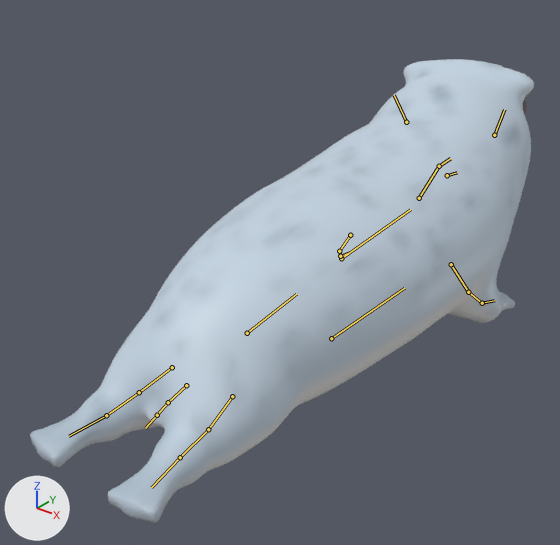
The glTF model game/art/models/harbor_seal.glb, before and after one commit.
One viewpoint serves both versions: a 50 mm lens placed at (0.786, -1.154, 0.828), pointed at (-0.061, -0.096, 0.172). The axes (+X, +Y, +Z) are drawn at lower left. The lights are the same throughout. The first picture is the older version. Both versions are drawn at frame 2 of the action 'victory'; the numbers are the values there. The bones that bend it are drawn over the model as lines.

Names of what the first picture shows: 'harbor_seal_movie'.
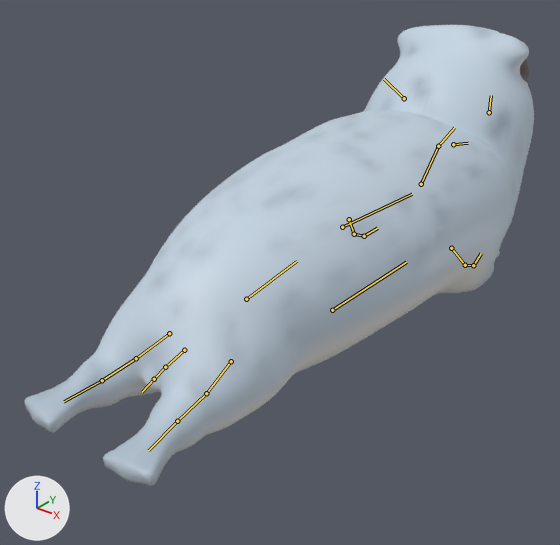
What differs and where, as boxes (x1, y1, x2, y2) in the pictures (560 x 545 px):
'harbor_seal_movie', posed
    before: (30, 59, 534, 523)
    after: (24, 25, 534, 486)
bone 'root', root to tip
    before: (331, 338) to (404, 288)
    after: (332, 310) to (406, 262)
bone 'chest', root to tip
    before: (341, 258) to (410, 209)
    after: (342, 227) to (412, 194)
bone 'neck', root to tip
    before: (419, 198) to (439, 166)
    after: (421, 184) to (438, 146)
bone 'head', root to tip
    before: (439, 166) to (450, 158)
    after: (438, 146) to (454, 127)
bone 'jaw', root to tip
    before: (447, 175) to (457, 172)
    after: (453, 144) to (468, 143)
bone 'fl_upper.L', root to tip
    before: (350, 235) to (339, 251)
    after: (349, 219) to (354, 234)
bone 'fl_upper.R', root to tip
    before: (451, 264) to (468, 292)
    after: (451, 248) to (465, 265)

The change, as a list of edits to the scene's bpy script:
```text
Change bone_root:
    where bone_root = bpy.data.objects['harbor_seal_rig'].pose.bones['root']
    bone_root.location: (0.0, 0.0, 0.001) -> (0.0, 0.0, 0.069)
Change bone_chest:
    where bone_chest = bpy.data.objects['harbor_seal_rig'].pose.bones['chest']  # child of 'hips'
    bone_chest.rotation_quaternion: (1.0, 0.0, 0.0, 0.0) -> (0.998, -0.057, 0.0, 0.0)  # degrees (0, 0, 0) -> degrees (-7, 0, 0)
Change bone_neck:
    where bone_neck = bpy.data.objects['harbor_seal_rig'].pose.bones['neck']  # child of 'chest'
    bone_neck.rotation_quaternion: (1.0, 0.024, 0.0, 0.0) -> (0.981, 0.196, 0.0, 0.0)  # degrees (3, 0, 0) -> degrees (23, 0, 0)
Change bone_head:
    where bone_head = bpy.data.objects['harbor_seal_rig'].pose.bones['head']  # child of 'neck'
    bone_head.rotation_quaternion: (0.997, 0.0, 0.0, 0.071) -> (0.997, 0.075, 0.0, 0.0)  # degrees (0, 0, 8) -> degrees (9, 0, 0)
Change bone_jaw:
    where bone_jaw = bpy.data.objects['harbor_seal_rig'].pose.bones['jaw']  # child of 'head'
    bone_jaw.rotation_quaternion: (1.0, 0.0, 0.0, 0.0) -> (0.982, -0.189, 0.0, 0.0)  # degrees (0, 0, 0) -> degrees (-22, 0, 0)
Change bone_fl_upper_l:
    where bone_fl_upper_l = bpy.data.objects['harbor_seal_rig'].pose.bones['fl_upper.L']  # child of 'chest'
    bone_fl_upper_l.rotation_quaternion: (1.0, 0.0, 0.0, 0.0) -> (0.951, 0.243, -0.045, -0.175)  # degrees (0, 0, 0) -> degrees (29, 0, -21)
Change bone_fl_upper_r:
    where bone_fl_upper_r = bpy.data.objects['harbor_seal_rig'].pose.bones['fl_upper.R']  # child of 'chest'
    bone_fl_upper_r.rotation_quaternion: (1.0, -0.02, 0.0, 0.0) -> (0.945, 0.267, 0.049, 0.174)  # degrees (-2, 0, 0) -> degrees (32, 0, 21)
```
